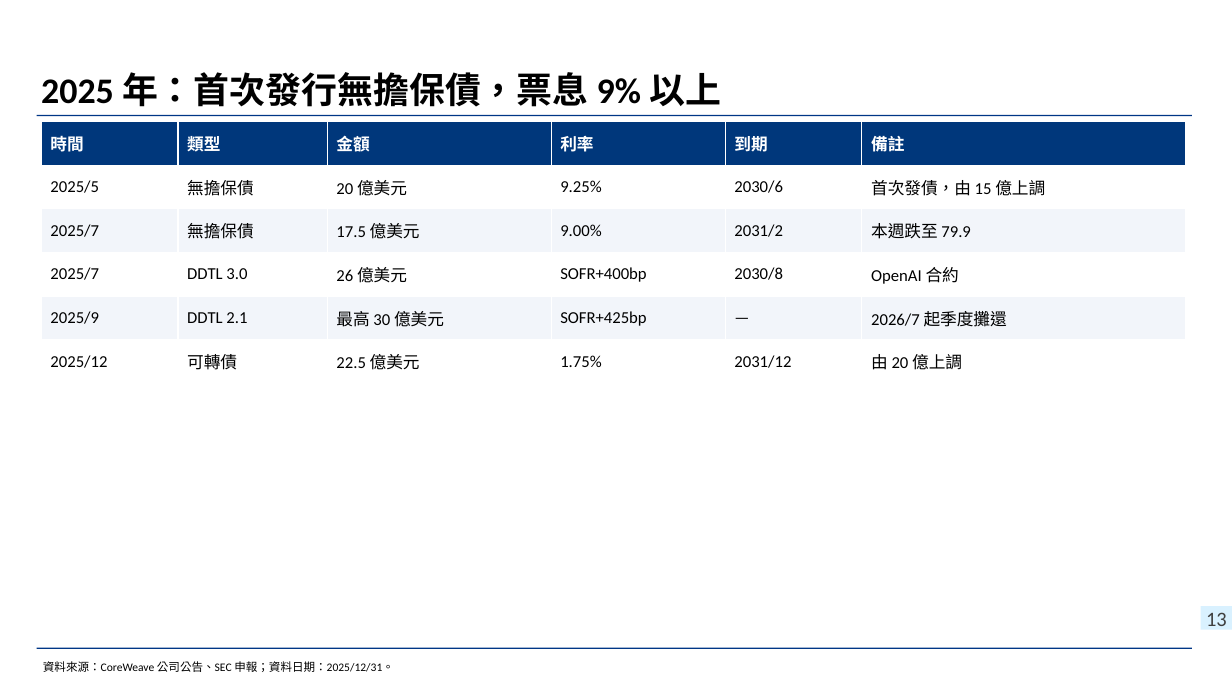
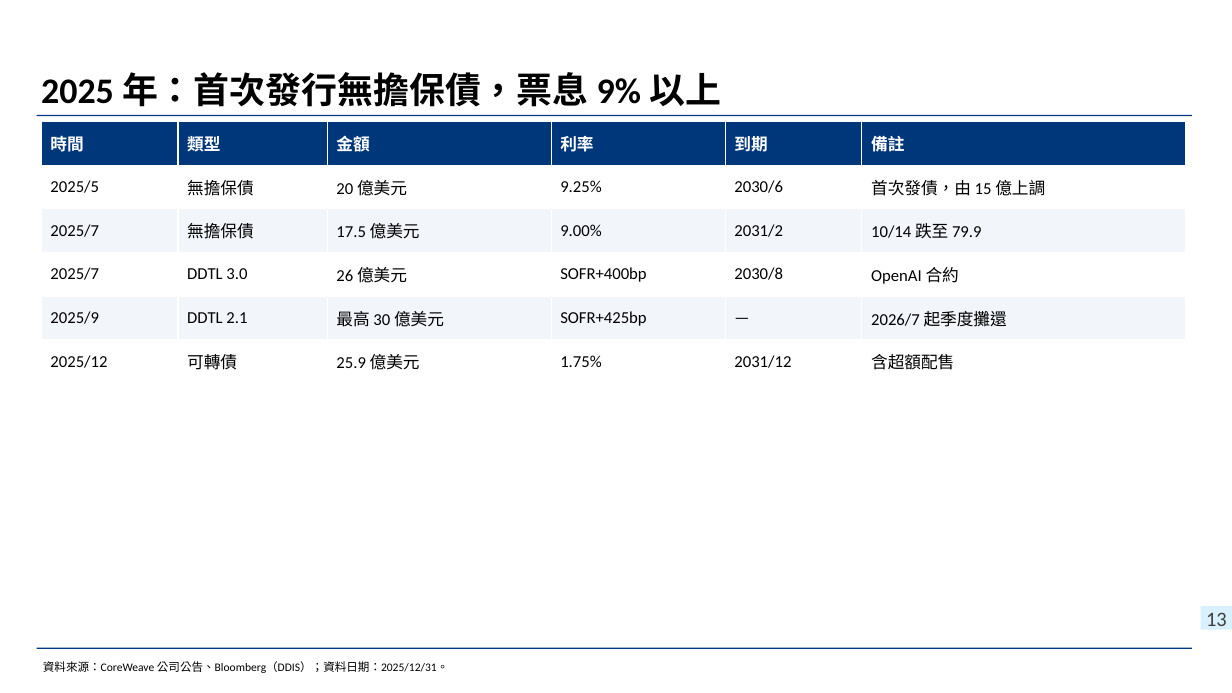
Before and after one commit to wlinoxox/Coreweave-Credit-Risk, a slide deck: slide 13 of deck/CoreWeave信用風險與融資需求_20261016.pptx. Drawn at 1232x693 pixels with LibreOffice and Linux fonts; fonts in the diff are those of the drawing; background and template pictures are left out. Boxes give left, top, right and bottom in pixels: in the first picture for what was removed or moved away, otherwise in the second. Text is boxed around its words. In the diff, an @@ line names an element or a change of style, - is before the commit and + after.

```diff
--- a/deck/CoreWeave信用風險與融資需求_20261016.pptx
+++ b/deck/CoreWeave信用風險與融資需求_20261016.pptx
@@ table at bbox=[42, 122, 1186, 384] @@
-row 3, column 6: 本週跌至 79.9
+row 3, column 6: 10/14 跌至 79.9
-row 6, column 3: 22.5 億美元
+row 6, column 3: 25.9 億美元
-row 6, column 6: 由 20 億上調
+row 6, column 6: 含超額配售
@@ text at bbox=[43, 661, 448, 673]: text changed @@
-資料來源：CoreWeave 公司公告、SEC 申報；資料日期：2025/12/31。
+資料來源：CoreWeave 公司公告、Bloomberg（DDIS）；資料日期：2025/12/31。
```
Also in this commit, not shown: 13 other slides changed, 5 slides added, 3 slides removed, 6 other files.
